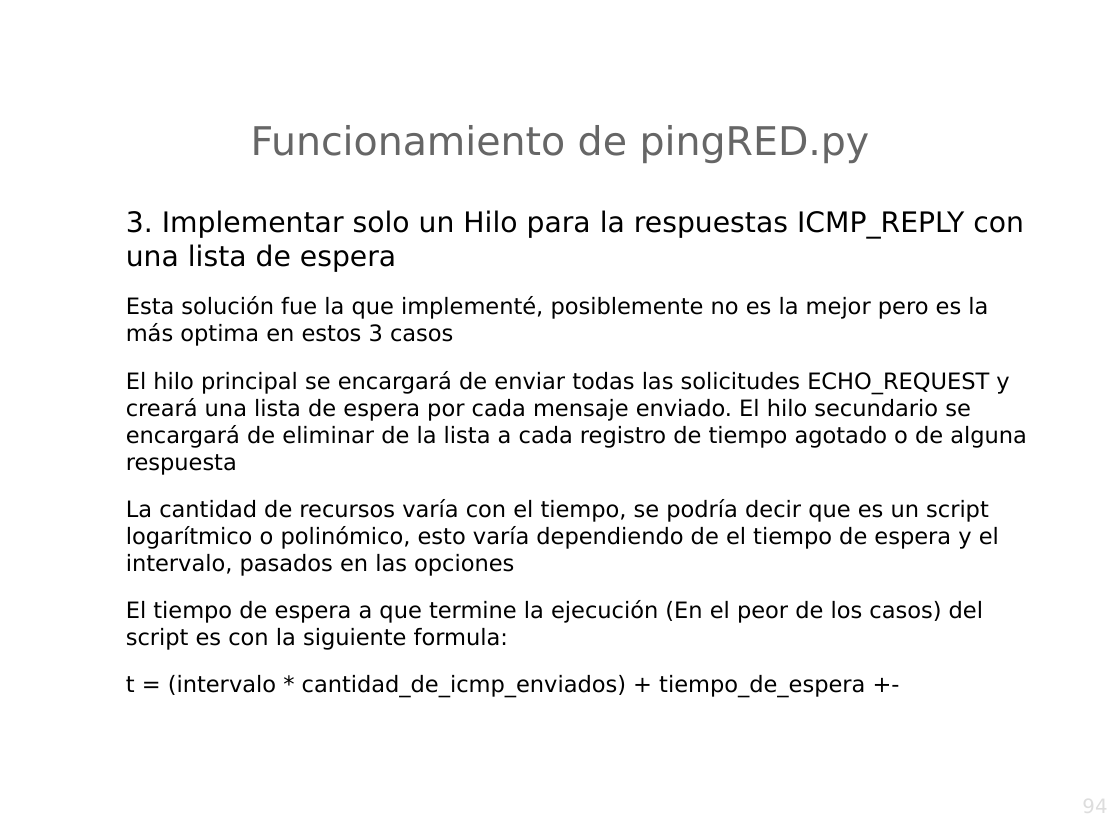
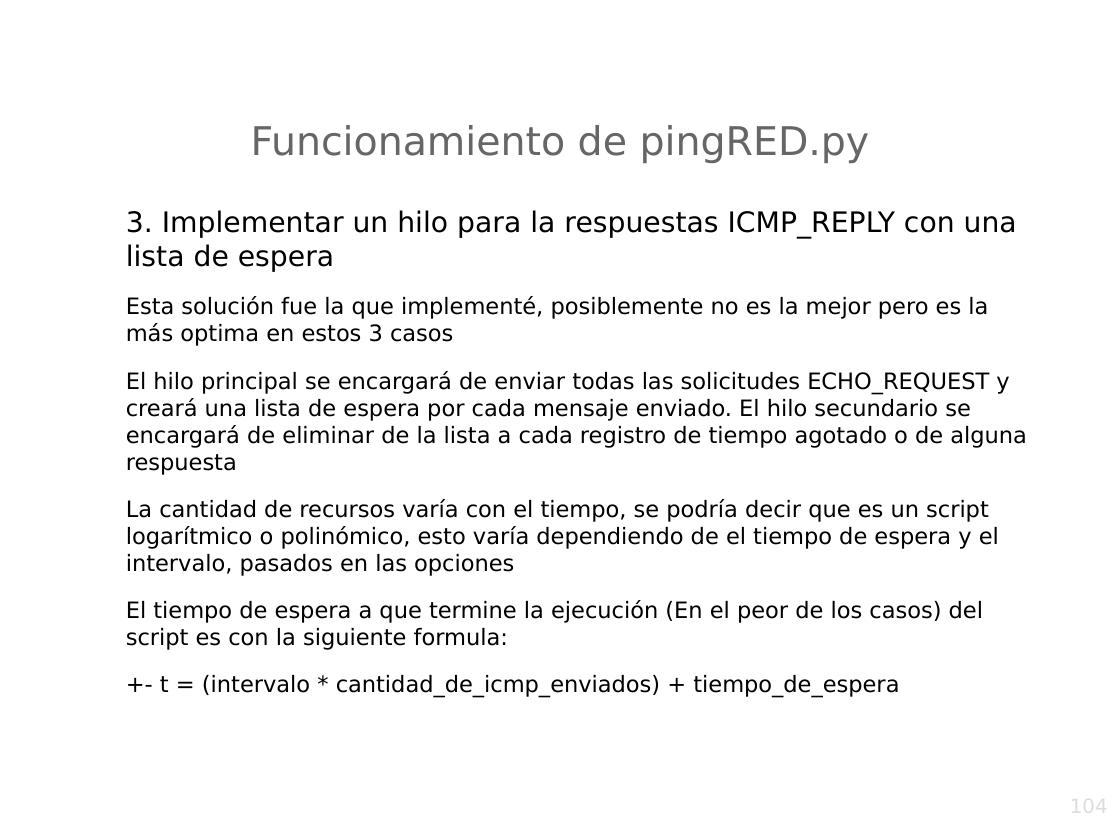
Before and after one commit to srealmoreno/Python, a slide deck: slide 104 of PING/ping.odp (slide 94 before the commit). Drawn at 1120x840 pixels with LibreOffice and Linux fonts; fonts in the diff are those of the drawing; background and template pictures are left out. Boxes give left, top, right and bottom in pixels: in the first picture for what was removed or moved away, otherwise in the second. Text is boxed around its words. In the diff, an @@ line names an element or a change of style, - is before the commit and + after.

```diff
--- a/PING/ping.odp
+++ b/PING/ping.odp
@@ text at bbox=[126, 210, 1017, 272]: text changed @@
-3. Implementar solo un Hilo para la respuestas ICMP_REPLY con una lista de espera
+3. Implementar un hilo para la respuestas ICMP_REPLY con una lista de espera
@@ text at bbox=[160, 675, 899, 698]: text changed @@
-t = (intervalo * cantidad_de_icmp_enviados) + tiempo_de_espera +-
++- t = (intervalo * cantidad_de_icmp_enviados) + tiempo_de_espera
@@ page number at bbox=[848, 795, 1109, 840]: text changed @@
-94
+104
```
Also in this commit, not shown: 8 other slides changed, 10 slides added, 1 other file.
